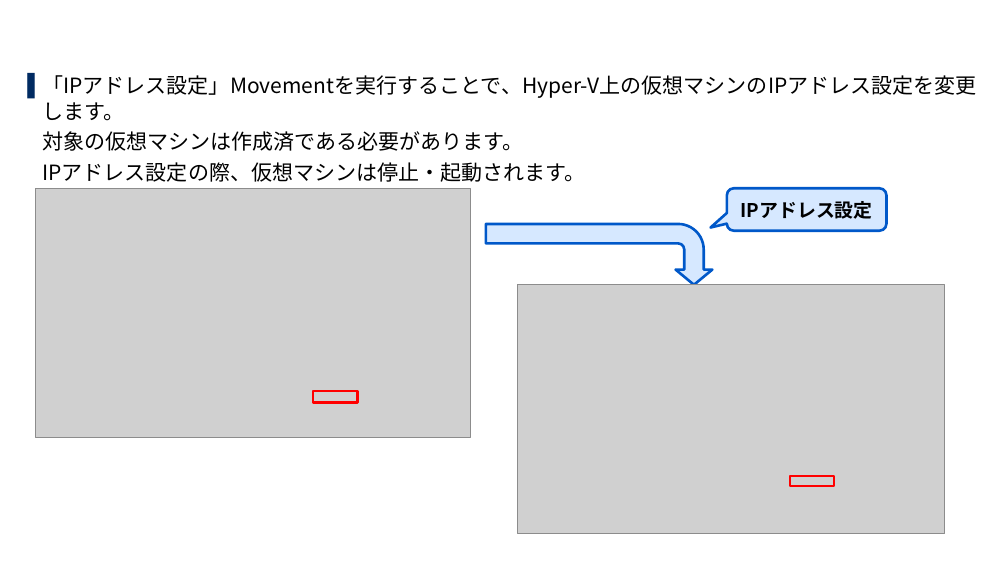
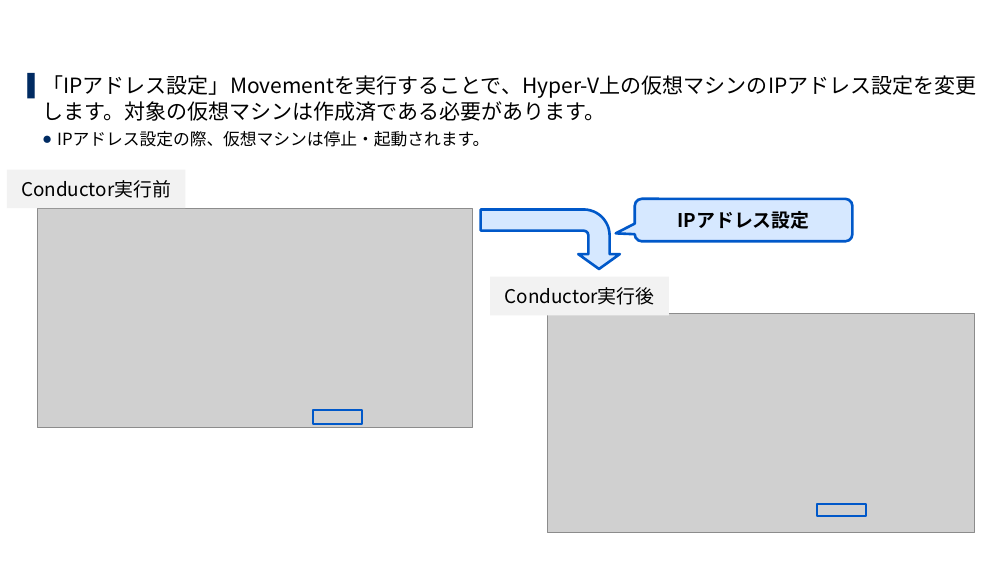
Before and after one commit to exastro-suite/SettingSamples-ITA-HyperV, a slide deck: slide 13 of docs/setting-samples-hyperv-overview_ja.pptx. Drawn at 1008x567 pixels with LibreOffice and Linux fonts; fonts in the diff are those of the drawing; grey boxes stand for pictures; background and template pictures are left out. Boxes give left, top, right and bottom in pixels: in the first picture for what was removed or moved away, otherwise in the second. Text is boxed around its words. In the diff, an @@ line names an element or a change of style, - is before the commit and + after.

```diff
--- a/docs/setting-samples-hyperv-overview_ja.pptx
+++ b/docs/setting-samples-hyperv-overview_ja.pptx
@@ text at <box>42,75,977,121</box>: text changed @@
-▌ 「IPアドレス設定」Movementを実行することで、Hyper-V上の仮想マシンのIPアドレス設定を変更します。
-対象の仮想マシンは作成済である必要があります。
+▌ 「IPアドレス設定」Movementを実行することで、Hyper-V上の仮想マシンのIPアドレス設定を変更します。対象の仮想マシンは作成済である必要があります。
@@ text at <box>57,131,489,147</box>: size 20 to 16 pt in "IPアドレス設定の際、仮想マシンは停止・起動されます。"; bullet none to ●; list level 1 to 2 in "IPアドレス設定の際、仮想マシンは停止・起動されます。" @@
@@ rectangle added at <box>7,169,185,208</box>, fill #F2F2F2, 18 pt, text #000000 @@
+Conductor実行前
@@ picture: place and size @@
-picture at <box>36,188,470,437</box>
+picture at <box>38,209,473,428</box>
@@ bent arrow at <box>481,209,620,269</box>: proportions changed @@
@@ bent arrow: place and size @@
-bent arrow at <box>485,225,712,285</box>
+bent arrow at <box>481,209,620,269</box>
@@ rounded speech box "IPアドレス設定": place and size @@
-rounded speech box "IPアドレス設定" at <box>727,188,886,231</box>
+rounded speech box "IPアドレス設定" at <box>635,199,853,241</box>
@@ rounded speech box "IPアドレス設定" at <box>635,199,853,241</box>: proportions changed @@
@@ rectangle added at <box>490,277,668,315</box>, fill #F2F2F2, 18 pt, text #000000 @@
+Conductor実行後
@@ picture: place and size @@
-picture at <box>518,285,945,534</box>
+picture at <box>547,314,975,533</box>
@@ rectangle: place and size @@
-rectangle at <box>313,391,358,403</box>
+rectangle at <box>313,410,362,424</box>
@@ rectangle at <box>313,410,362,424</box>: outline #FF0000 2 pt to #0058C9 2 pt @@
@@ rectangle at <box>817,504,867,516</box>: outline #FF0000 2 pt to #0058C9 2 pt @@
@@ rectangle: place and size @@
-rectangle at <box>790,476,835,487</box>
+rectangle at <box>817,504,867,516</box>
```
Also in this commit, not shown: 10 other slides changed, 3 other files.
